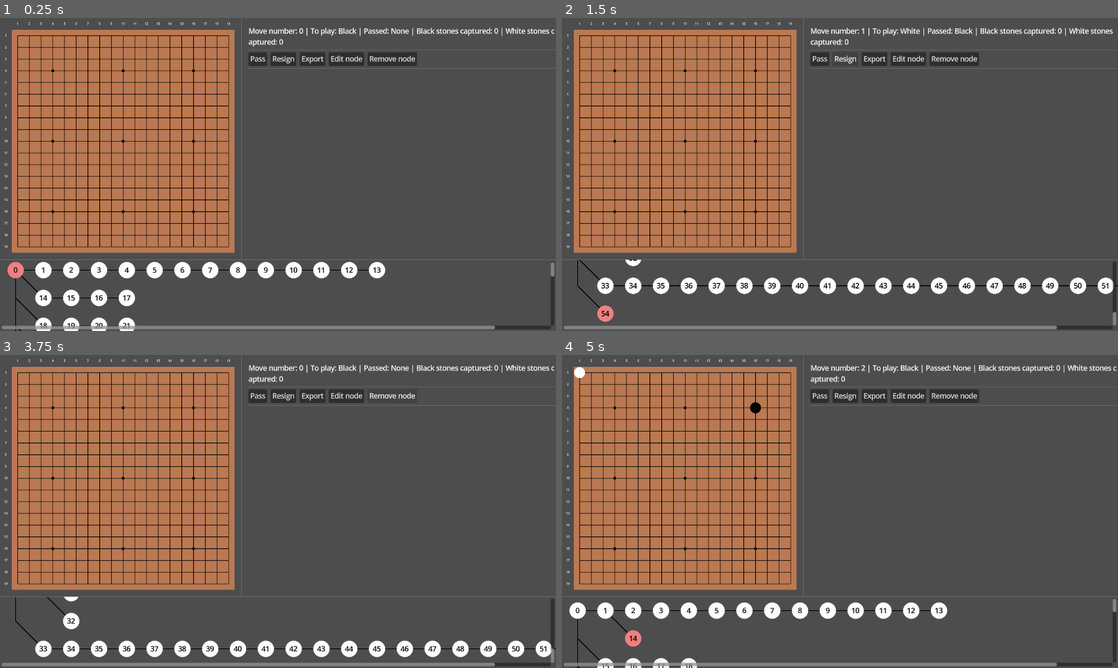
Above: before the commit, frames 1-4 (two rows, left to right).
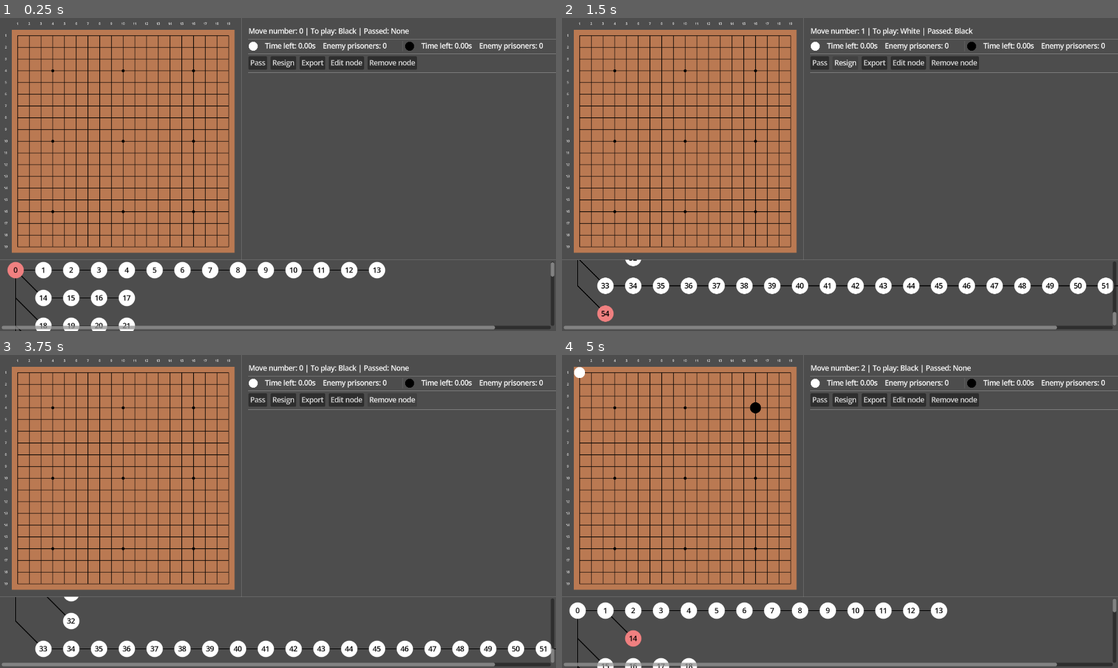
Above: after the commit, the same moments.

Repository: MichalHrbek/gdgo
Game: Godot game, scene res://scenes/main.tscn
The game is run twice, just before and just after one commit, with the same random seed, the same clock (stepped at 60 frames per second) and the same inputs.
Inputs (mouse positions are in pixels of both pictures, inside the frame that each line leads up to):
- Up to frame 1 (0.25 s): no input
- Up to frame 2 (1.5 s): click "Pass" at 0.5 s; click "Resign" at 1.25 s
- Up to frame 3 (3.75 s): click "Export" at 2 s; click "Edit node" at 2.75 s; click "Remove node" at 3.5 s
- Up to frame 4 (5 s): tap Enter at 4.25 s; move the mouse to (578, 373) at 4.27 s; hold Right (ui_right) from 4.28 s (still down); click (578, 373) at 4.42 s

The runs differ from the first frame. In frame 1, 2.2% of the frame differs, in the area x 44-100%, y 3-18%; in frame 2, 2.2%; in frame 3, 2.1%; in frame 4, 2.2%.

Commit message:
Player info UI

Diff:
--- a/scenes/main.tscn
+++ b/scenes/main.tscn
@@ -3,6 +3,7 @@
 [ext_resource type="Script" uid="uid://hfk0hqouwuei" path="res://scripts/go/ui/game_state_ui.gd" id="2_jyhfs"]
 [ext_resource type="Script" uid="uid://d4bwd2p4ppo3l" path="res://scripts/go/ui/board.gd" id="2_tbgi4"]
 [ext_resource type="Script" uid="uid://dm8721x0payo4" path="res://scripts/go/ui/comment_box.gd" id="3_jyhfs"]
+[ext_resource type="PackedScene" uid="uid://do4lb5meosjl" path="res://scenes/player_info.tscn" id="3_tbgi4"]
 [ext_resource type="Script" uid="uid://cftxeap8dnx5r" path="res://scripts/go/ui/sgf_tree_vis.gd" id="3_tefeu"]
 
 [node name="Node2D" type="Node2D" unique_id=1049589408]
@@ -54,6 +55,26 @@
 script = ExtResource("2_jyhfs")
 
 [node name="HSeparator" type="HSeparator" parent="CanvasLayer/VBoxContainer/HBoxContainer/VBoxContainer" unique_id=1722079066]
+layout_mode = 2
+
+[node name="HBoxContainer" type="HBoxContainer" parent="CanvasLayer/VBoxContainer/HBoxContainer/VBoxContainer" unique_id=1102444606]
+layout_mode = 2
+alignment = 1
+
+[node name="WhitePlayerInfo" parent="CanvasLayer/VBoxContainer/HBoxContainer/VBoxContainer/HBoxContainer" unique_id=946200347 instance=ExtResource("3_tbgi4")]
+layout_mode = 2
+size_flags_horizontal = 3
+player_color = 1
+
+[node name="VSeparator" type="VSeparator" parent="CanvasLayer/VBoxContainer/HBoxContainer/VBoxContainer/HBoxContainer" unique_id=1836969736]
+layout_mode = 2
+
+[node name="BlackPlayerInfo" parent="CanvasLayer/VBoxContainer/HBoxContainer/VBoxContainer/HBoxContainer" unique_id=365235085 instance=ExtResource("3_tbgi4")]
+layout_mode = 2
+size_flags_horizontal = 3
+player_color = 2
+
+[node name="HSeparator3" type="HSeparator" parent="CanvasLayer/VBoxContainer/HBoxContainer/VBoxContainer" unique_id=1794965201]
 layout_mode = 2
 
 [node name="HFlowContainer" type="HFlowContainer" parent="CanvasLayer/VBoxContainer/HBoxContainer/VBoxContainer" unique_id=532092338]
@@ -118,4 +139,6 @@
 [connection signal="pressed" from="CanvasLayer/VBoxContainer/HBoxContainer/VBoxContainer/HFlowContainer/Button5" to="CanvasLayer/VBoxContainer/ScrollContainer/SgfTreeVis" method="remove_current_node"]
 [connection signal="state_changed" from="CanvasLayer/VBoxContainer/ScrollContainer/SgfTreeVis" to="CanvasLayer/VBoxContainer/HBoxContainer/MarginContainer/Control/GameBoard" method="_on_state_changed"]
 [connection signal="state_changed" from="CanvasLayer/VBoxContainer/ScrollContainer/SgfTreeVis" to="CanvasLayer/VBoxContainer/HBoxContainer/VBoxContainer/GameState" method="_on_state_changed"]
+[connection signal="state_changed" from="CanvasLayer/VBoxContainer/ScrollContainer/SgfTreeVis" to="CanvasLayer/VBoxContainer/HBoxContainer/VBoxContainer/HBoxContainer/WhitePlayerInfo" method="_on_state_changed"]
+[connection signal="state_changed" from="CanvasLayer/VBoxContainer/ScrollContainer/SgfTreeVis" to="CanvasLayer/VBoxContainer/HBoxContainer/VBoxContainer/HBoxContainer/BlackPlayerInfo" method="_on_state_changed"]
 [connection signal="state_changed" from="CanvasLayer/VBoxContainer/ScrollContainer/SgfTreeVis" to="CanvasLayer/VBoxContainer/HBoxContainer/VBoxContainer/Comment" method="_on_state_changed"]
--- /dev/null
+++ b/scenes/player_info.tscn
@@ -0,0 +1,49 @@
+[gd_scene format=3 uid="uid://do4lb5meosjl"]
+
+[ext_resource type="Texture2D" uid="uid://bjahbwc55i31x" path="res://assets/stones/stone.svg" id="1_oojiu"]
+[ext_resource type="Script" uid="uid://br254id0cwan1" path="res://scripts/go/ui/player_info_ui.gd" id="1_yl0j5"]
+
+[node name="PlayerInfo" type="HFlowContainer" unique_id=946200347 node_paths=PackedStringArray("color_rect", "name_label", "rank_label", "team_label", "time_label", "by_label", "prisoners_label")]
+anchors_preset = 15
+anchor_right = 1.0
+anchor_bottom = 1.0
+grow_horizontal = 2
+grow_vertical = 2
+theme_override_constants/h_separation = 16
+script = ExtResource("1_yl0j5")
+color_rect = NodePath("Color")
+name_label = NodePath("NameLabel")
+rank_label = NodePath("RankLabel")
+team_label = NodePath("TeamLabel")
+time_label = NodePath("TimeLabel")
+by_label = NodePath("BYLabel")
+prisoners_label = NodePath("PrisonersLabel")
+
+[node name="Color" type="TextureRect" parent="." unique_id=1044135059]
+layout_mode = 2
+texture = ExtResource("1_oojiu")
+expand_mode = 2
+
+[node name="NameLabel" type="Label" parent="." unique_id=1699923278]
+layout_mode = 2
+text = "Name: "
+
+[node name="RankLabel" type="Label" parent="." unique_id=1607855907]
+layout_mode = 2
+text = "Rank: "
+
+[node name="TeamLabel" type="Label" parent="." unique_id=1741149274]
+layout_mode = 2
+text = "Team: "
+
+[node name="TimeLabel" type="Label" parent="." unique_id=194182664]
+layout_mode = 2
+text = "Time left: "
+
+[node name="BYLabel" type="Label" parent="." unique_id=704440508]
+layout_mode = 2
+text = "Byo-yomi: "
+
+[node name="PrisonersLabel" type="Label" parent="." unique_id=2041308795]
+layout_mode = 2
+text = "Enemy prisoners: "
--- a/scripts/go/game_state.gd
+++ b/scripts/go/game_state.gd
@@ -12,9 +12,10 @@
 var comment := ""
 var move_number := 0
 
-var black_captured := 0 # Black stones that have been captured
-var white_captured := 0 # White stones that have been captured
-var passed = Stone.StoneColor.NONE
+var white_player := Player.new(WHITE)
+var black_player := Player.new(BLACK)
+
+var passed := NONE
 
 var arrows: Array[Arrow] = []
 var lines: Array[Line] = []
@@ -22,7 +23,10 @@
 var associated_node: SGF.SgfNode = null
 
 func compare(other: GameState) -> bool:
-	if board_size != other.board_size or to_play != other.to_play or comment != other.comment or move_number != other.move_number or black_captured != other.black_captured or white_captured != other.white_captured or passed != other.passed:
+	if board_size != other.board_size or to_play != other.to_play or comment != other.comment or move_number != other.move_number or passed != other.passed:
+		return false
+
+	if (not white_player.compare(other.white_player)) or (not black_player.compare(other.black_player)):
 		return false
 
 	if len(lines) != len(other.lines) or len(arrows) != len(other.arrows):
@@ -91,7 +95,7 @@
 			continue
 		var c := get_stone(s).color
 		if c != source_color:
-			if c == Stone.StoneColor.NONE:
+			if c == NONE:
 				if s not in liberties:
 					liberties.append(s)
 			continue
@@ -110,13 +114,13 @@
 	var liberties = result[1]
 	if not liberties:
 		for i in group:
-			get_stone(i).color = Stone.StoneColor.NONE
+			get_stone(i).color = NONE
 		return len(group)
 	return 0
 
 func record_captured(color: Stone.StoneColor, ammount: int) -> void:
-	if color == Stone.StoneColor.WHITE: white_captured += ammount
-	elif color == Stone.StoneColor.BLACK: black_captured += ammount
+	if color == WHITE: black_player.enemy_prisoners += ammount
+	elif color == BLACK: white_player.enemy_prisoners += ammount
 
 func after_move_check(move: Vector2i):
 	var c := get_stone(move).color
@@ -124,7 +128,7 @@
 		var s := get_stone(i)
 		if not s:
 			continue
-		if s.color not in [Stone.StoneColor.NONE, c]:
+		if s.color not in [NONE, c]:
 			record_captured(s.color, clear_if_dead(i))
 
 	record_captured(c, clear_if_dead(move))
@@ -233,6 +237,36 @@
 					else:
 						for i in s.stones.values():
 							i.in_view = true
+				"PB":
+					assert(value is SgfTypes.SgfText)
+					s.black_player.name = value.value
+				"PW":
+					assert(value is SgfTypes.SgfText)
+					s.white_player.name = value.value
+				"BR":
+					assert(value is SgfTypes.SgfText)
+					s.black_player.rank = value.value
+				"WR":
+					assert(value is SgfTypes.SgfText)
+					s.white_player.rank = value.value
+				"BT":
+					assert(value is SgfTypes.SgfText)
+					s.black_player.team = value.value
+				"WT":
+					assert(value is SgfTypes.SgfText)
+					s.white_player.team = value.value
+				"WL":
+					assert(value is SgfTypes.SgfReal)
+					s.black_player.time_left = value.value
+				"BL":
+					assert(value is SgfTypes.SgfReal)
+					s.white_player.time_left = value.value
+				"OB":
+					assert(value is SgfTypes.SgfNumber)
+					s.black_player.moves_left = value.value
+				"OW":
+					assert(value is SgfTypes.SgfNumber)
+					s.white_player.moves_left = value.value
 
 	for p in node.properties:
 		var value = node.properties[p]
--- /dev/null
+++ b/scripts/go/player.gd
@@ -0,0 +1,16 @@
+class_name Player
+extends RefCounted
+
+var color: Stone.StoneColor
+var name: String = ""
+var rank: String = ""
+var team: String = ""
+var time_left: float = 0.0
+var moves_left: int = 0 # Moves left in this byo-yomi period
+var enemy_prisoners: int = 0
+
+func _init(color_: Stone.StoneColor) -> void:
+	color = color_
+
+func compare(other: Player) -> bool:
+	return color == other.color and name == other.name and rank == other.rank and team == other.team and time_left == other.time_left and moves_left == other.moves_left and enemy_prisoners == other.enemy_prisoners
--- a/scripts/go/ui/game_state_ui.gd
+++ b/scripts/go/ui/game_state_ui.gd
@@ -9,7 +9,7 @@
 	}[color]
 
 func _on_state_changed(state: GameState, node: SGF.SgfNode) -> void:
-	text = "Move number: %d | To play: %s | Passed: %s | Black stones captured: %d | White stones captured: %d" % [state.move_number, color_str(state.to_play), color_str(state.passed), state.black_captured, state.white_captured]
+	text = "Move number: %d | To play: %s | Passed: %s" % [state.move_number, color_str(state.to_play), color_str(state.passed)]
 	if node:
 		var eval = node.get_evaluation()
 		if eval:
--- /dev/null
+++ b/scripts/go/ui/player_info_ui.gd
@@ -0,0 +1,34 @@
+extends HFlowContainer
+
+@export var player_color: Stone.StoneColor
+
+@export var color_rect: Control
+@export var name_label: Control
+@export var rank_label: Control
+@export var team_label: Control
+@export var time_label: Control
+@export var by_label: Control
+@export var prisoners_label: Control
+
+func update(player: Player):
+	if player.color == Stone.StoneColor.WHITE: color_rect.self_modulate = Color.WHITE
+	elif player.color == Stone.StoneColor.BLACK: color_rect.self_modulate = Color.BLACK
+
+	name_label.visible = player.name != ""
+	rank_label.visible = player.rank != ""
+	team_label.visible = player.team != ""
+	by_label.visible = player.moves_left != 0
+
+	name_label.text = "Name: %s" % player.name
+	rank_label.text = "Rank: %s" % player.rank
+	team_label.text = "Team: %s" % player.team
+	time_label.text = "Time left: %.2fs" % player.time_left
+	by_label.text = "Byo-yomi: %d" % player.moves_left
+	prisoners_label.text = "Enemy prisoners: %d" % player.enemy_prisoners
+
+
+func _on_state_changed(state: GameState, _node: SGF.SgfNode) -> void:
+	if player_color == Stone.StoneColor.WHITE:
+		update(state.white_player)
+	elif player_color == Stone.StoneColor.BLACK:
+		update(state.black_player)
Not shown, added: scripts/go/player.gd.uid
Not shown, added: scripts/go/ui/player_info_ui.gd.uid
